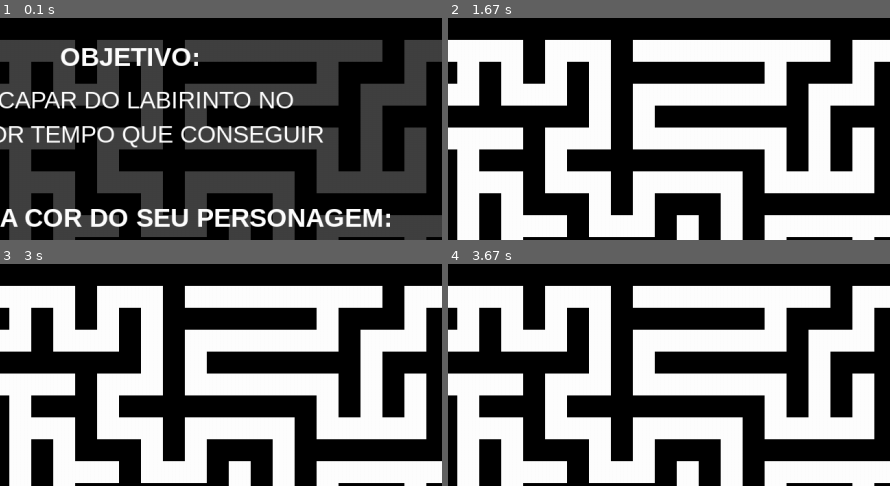
Above: before the commit, frames 1-4 (two rows, left to right).
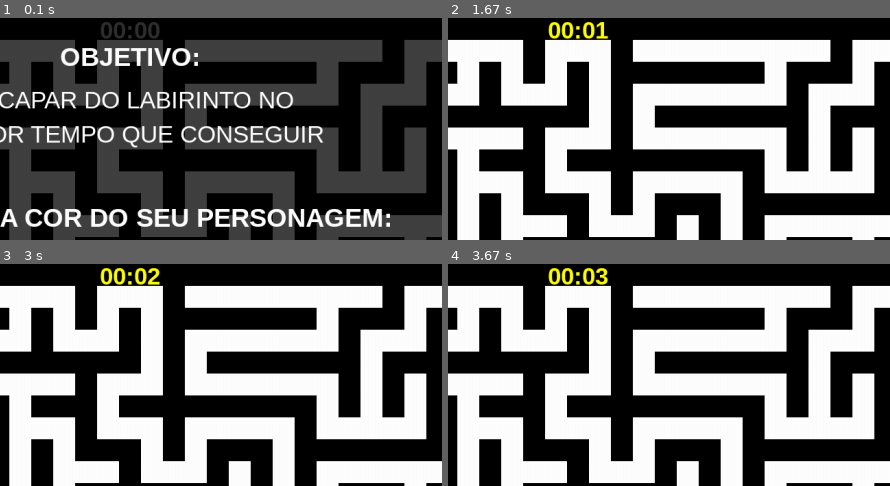
Above: after the commit, the same moments.

Repository: ricardoxali/Pygame
Game: pygame game, started from maze.py
The game is run twice, just before and just after one commit, with the same random seed, the same clock (stepped at 60 frames per second) and the same inputs.
Inputs:
- Up to frame 1 (0.1 s): no input
- Up to frame 2 (1.67 s): tap Y at 0.33 s; tap S at 1.17 s; hold Up from 1.53 s (still down)
- Up to frame 3 (3 s): release Up at 2 s
- Up to frame 4 (3.67 s): hold Down 3.1-3.4 s
The pictures show only the part of the screen within x 34-84%, y 0-50%; the shares and areas given below are measured in that part.

The runs differ from the first frame. In frame 1, 0.4% of the frame differs, in the area x 22-36%, y 1-10%; in frame 2, 0.6%; in frame 3, 0.6%, in the area x 22-37%, y 1-10%; in frame 4, 0.6%.

Commit message:
verificar vitória e cronometro

Diff:
--- a/maze.py
+++ b/maze.py
@@ -133,12 +133,28 @@
     cor, light_cor = (255, 255, 0), (255, 255, 200)
   return cor, light_cor
 
+def cronometro(t):
+  tempo_total = pygame.time.get_ticks() - t # Milissegundos
+  minutos = (tempo_total // 1000) // 60
+  segundos = (tempo_total // 1000) % 60
+  font = pygame.font.SysFont('Arial', 35, bold=True)
+  cronometro = font.render(f'{minutos:02}:{segundos:02}', True, cor_jogador)
+  x = (screen_width // 2) - cronometro.get_width() // 2
+  screen.blit(cronometro, (x, -2))
+
+def verificar_vitoria():
+  if player_x == 41 and player_y == 20:
+    return True
+  else:
+    return False
+
 cell_size = 32
 maze_width = 41
 maze_height = 21
 screen_width = maze_width * cell_size
 screen_height = maze_height * cell_size
 
+start_time = pygame.time.get_ticks()
 clock = pygame.time.Clock()
 screen = pygame.display.set_mode((screen_width, screen_height))
 pygame.display.set_caption('Labirinto')
@@ -160,6 +176,7 @@
 maze[maze_height - 2][maze_width - 1] = 0  # Substitui a parede pela saída
 maze[maze_height - 2][maze_width - 2] = 0  # Garante caminho antes da saída
 
+cor_jogador = 'grey'
 mostrar_abertura = True
 teclas_pressionadas = {
     pygame.K_w: False, pygame.K_UP: False,
@@ -180,6 +197,7 @@
 
   screen.fill('black')
   desenhar_maze(maze)
+  cronometro(start_time)
   if mostrar_abertura:
     tela_abertura()
     pygame.display.flip()
--- a/teste.py
+++ b/teste.py
@@ -1,147 +1,42 @@
 import pygame
-import random
 
+# Inicializa o Pygame
 pygame.init()
 
-# Definições básicas
-cell_size = 32
-maze_width = 41
-maze_height = 21
-screen_width = maze_width * cell_size
-screen_height = maze_height * cell_size
+# Defina as configurações da tela
+screen = pygame.display.set_mode((800, 600))
+pygame.display.set_caption("Cronômetro no Pygame")
 
-# Cores
-white = (255, 255, 255)
-black = (0, 0, 0)
+# Definir cores
+WHITE = (255, 255, 255)
+BLACK = (0, 0, 0)
 
-# Configuração da tela
-clock = pygame.time.Clock()
-screen = pygame.display.set_mode((screen_width, screen_height))
-pygame.display.set_caption('Labirinto')
+# Fonte para exibir o tempo
+font = pygame.font.SysFont(None, 40)
 
-# Labirinto
-maze = [[1 for _ in range(maze_width)] for _ in range(maze_height)]  # 1 = parede, 0 = caminho
-direcoes = [(0, -2), (0, 2), (-2, 0), (2, 0)]  # Cima, Baixo, Esquerda, Direita
+# Inicializar variáveis
+start_time = pygame.time.get_ticks()  # marca o tempo de início
+running = True
 
-def gerar_maze(x, y):
-    """Gera um labirinto aleatório com profundidade, garantindo caminhos conectados."""
-    maze[y][x] = 0
-    random.shuffle(direcoes)
-    for dx, dy in direcoes:
-        nx, ny = x + dx, y + dy
-        if 0 < nx < maze_width - 1 and 0 < ny < maze_height - 1 and maze[ny][nx] == 1:
-            maze[ny - dy // 2][nx - dx // 2] = 0  # Remove parede entre células
-            gerar_maze(nx, ny)
+# Loop principal
+while running:
+    screen.fill(BLACK)
 
-def garantir_caminho_saida():
-    """Garante um caminho da entrada (1,1) até a saída."""
-    x, y = 1, 1
-    caminho = [(x, y)]
-    while (y, x) != (maze_height - 2, maze_width - 2):
-        random.shuffle(direcoes)
-        for dx, dy in direcoes:
-            nx, ny = x + dx, y + dy
-            if 1 <= nx < maze_width - 1 and 1 <= ny < maze_height - 1 and maze[ny][nx] == 0:
-                caminho.append((nx, ny))
-                x, y = nx, ny
-                break
-    for cx, cy in caminho:
-        maze[cy][cx] = 0  # Garante o caminho
+    # Calcular o tempo decorrido
+    elapsed_time = pygame.time.get_ticks() - start_time
+    seconds = elapsed_time // 1000  # Converte milissegundos para segundos
+    milliseconds = elapsed_time % 1000  # O restante em milissegundos
 
-def desenhar_maze():
-    """Desenha o labirinto na tela."""
-    for y in range(maze_height):
-        for x in range(maze_width):
-            cor = white if maze[y][x] == 0 else black
-            pygame.draw.rect(screen, cor, (x * cell_size, y * cell_size, cell_size, cell_size))
+    # Exibir o cronômetro na tela
+    timer_text = font.render(f"{seconds:02}:{milliseconds // 10:02}", True, WHITE)
+    screen.blit(timer_text, (350, 250))
 
-def tela_abertura():
-    """Exibe a tela de abertura com opções de cor."""
-    fundo = pygame.Surface([screen_width, screen_height])
-    fundo.fill((0, 0, 0))
-    fundo.set_alpha(190)
-    screen.blit(fundo, (0, 0))
-
-    font_bold = pygame.font.SysFont('Arial', 38, bold=True)
-    objetivo = font_bold.render('OBJETIVO:', True, white)
-    x = (screen_width // 2) - objetivo.get_width() // 2
-    screen.blit(objetivo, (x, 35))
-
-    font = pygame.font.SysFont('Arial', 35)
-    explicacao = font.render('ESCAPAR DO LABIRINTO NO', True, white)
-    explicacao1 = font.render('MENOR TEMPO QUE CONSEGUIR', True, white)
-    screen.blit(explicacao, ((screen_width // 2) - explicacao.get_width() // 2, 100))
-    screen.blit(explicacao1, ((screen_width // 2) - explicacao1.get_width() // 2, 150))
-
-    escolha = font_bold.render('ESCOLHA A COR DO SEU PERSONAGEM:', True, white)
-    screen.blit(escolha, ((screen_width // 2) - escolha.get_width() // 2, 270))
-
-    # Cores
-    red = pygame.image.load('imagens\\red.png')
-    green = pygame.image.load('imagens\\green.png')
-    blue = pygame.image.load('imagens\\blue.png')
-    cyan = pygame.image.load('imagens\\cyan.png')
-    magenta = pygame.image.load('imagens\\magenta.png')
-    yellow = pygame.image.load('imagens\\yellow.png')
-
-    x = (screen_width // 2) - green.get_width() // 2
-    screen.blit(green, (x, 330))
-    screen.blit(magenta, (x, 500))
-    screen.blit(red, (x - 150, 330))
-    screen.blit(cyan, (x - 150, 500))
-    screen.blit(blue, (x + 150, 330))
-    screen.blit(yellow, (x + 150, 500))
-
-def cor_jogador():
-    """Aguarda a escolha da cor do jogador e retorna a cor selecionada."""
-    while True:
-        for event in pygame.event.get():
-            if event.type == pygame.QUIT:
-                pygame.quit()
-                exit()
-            if event.type == pygame.KEYDOWN:
-                if event.key == pygame.K_r:
-                    return 'r'
-                if event.key == pygame.K_g:
-                    return 'g'
-                if event.key == pygame.K_b:
-                    return 'b'
-                if event.key == pygame.K_c:
-                    return 'c'
-                if event.key == pygame.K_m:
-                    return 'm'
-                if event.key == pygame.K_y:
-                    return 'y'
-
-# Gerando o labirinto e garantindo o caminho
-gerar_maze(1, 1)
-garantir_caminho_saida()
-
-# Criando a saída fixa
-maze[maze_height - 2][maze_width - 1] = 0
-maze[maze_height - 2][maze_width - 2] = 0
-
-# Variáveis de controle
-mostrar_abertura = True
-cor_escolhida = None
-
-# Loop principal do jogo
-running = True
-while running:
+    # Processar eventos
     for event in pygame.event.get():
         if event.type == pygame.QUIT:
             running = False
 
-    screen.fill(black)
-    desenhar_maze()
+    pygame.display.update()
 
-    if mostrar_abertura:
-        tela_abertura()
-        pygame.display.flip()  # Atualiza a tela para exibir opções antes da escolha
-        cor_escolhida = cor_jogador()
-        mostrar_abertura = False  # Remove a tela de abertura após a escolha
-
-    pygame.display.flip()
-    clock.tick(60)
-
+# Finaliza o Pygame
 pygame.quit()
